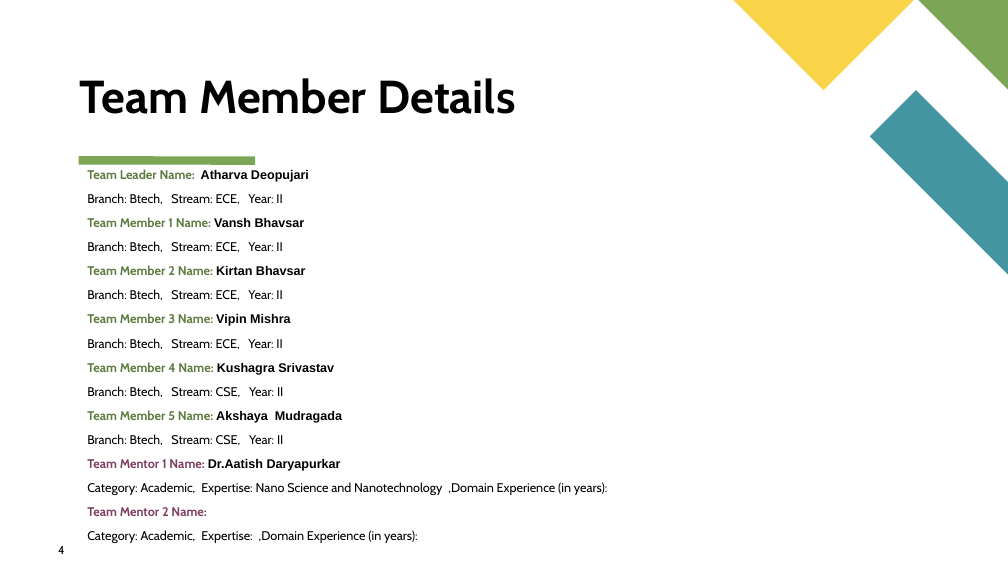
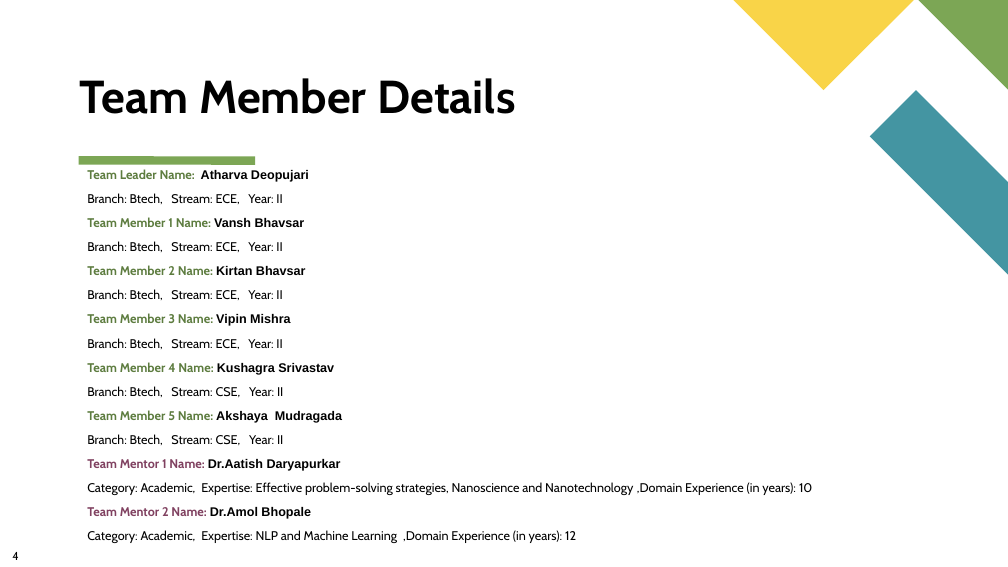
Before and after one commit to atharvadeopujari/DevRishi, a slide deck: slide 4 of DevRishi-SIH2023-College.pptx. Drawn at 1008x567 pixels with LibreOffice and Linux fonts; fonts in the diff are those of the drawing. Boxes give left, top, right and bottom in pixels: in the first picture for what was removed or moved away, otherwise in the second. Text is boxed around its words. In the diff, an @@ line names an element or a change of style, - is before the commit and + after.

```diff
--- a/DevRishi-SIH2023-College.pptx
+++ b/DevRishi-SIH2023-College.pptx
@@ text at (87, 482, 812, 543): text changed @@
-Category: Academic, Expertise: Nano Science and Nanotechnology ,Domain Experience (in years):
-Team Mentor 2 Name:
-Category: Academic, Expertise: ,Domain Experience (in years):
+Category: Academic, Expertise: Effective problem-solving strategies, Nanoscience and Nanotechnology ,Domain Experience (in years): 10
+Team Mentor 2 Name: Dr.Amol Bhopale
+Category: Academic, Expertise: NLP and Machine Learning ,Domain Experience (in years): 12
@@ page number: place and size @@
-page number at (58, 546, 64, 554)
+page number at (12, 552, 18, 560)
```
Also in this commit, not shown: 3 other slides changed, 1 slide removed, 1 other file.
